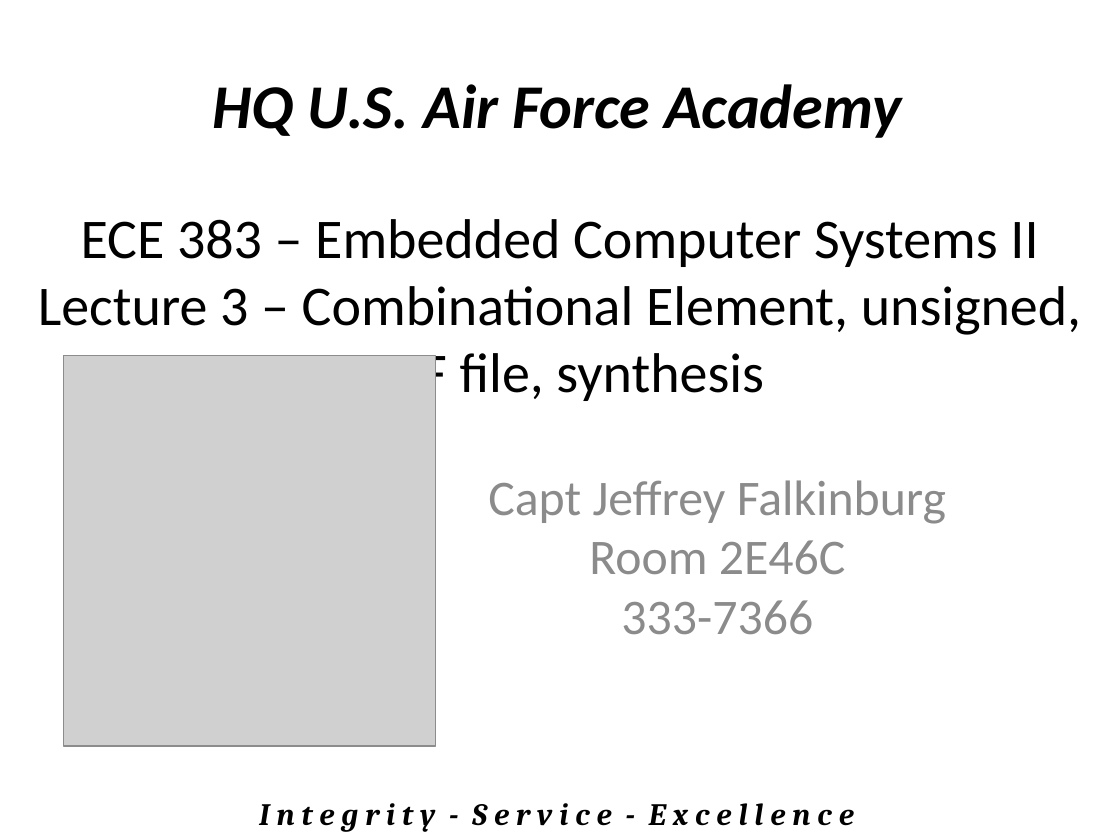
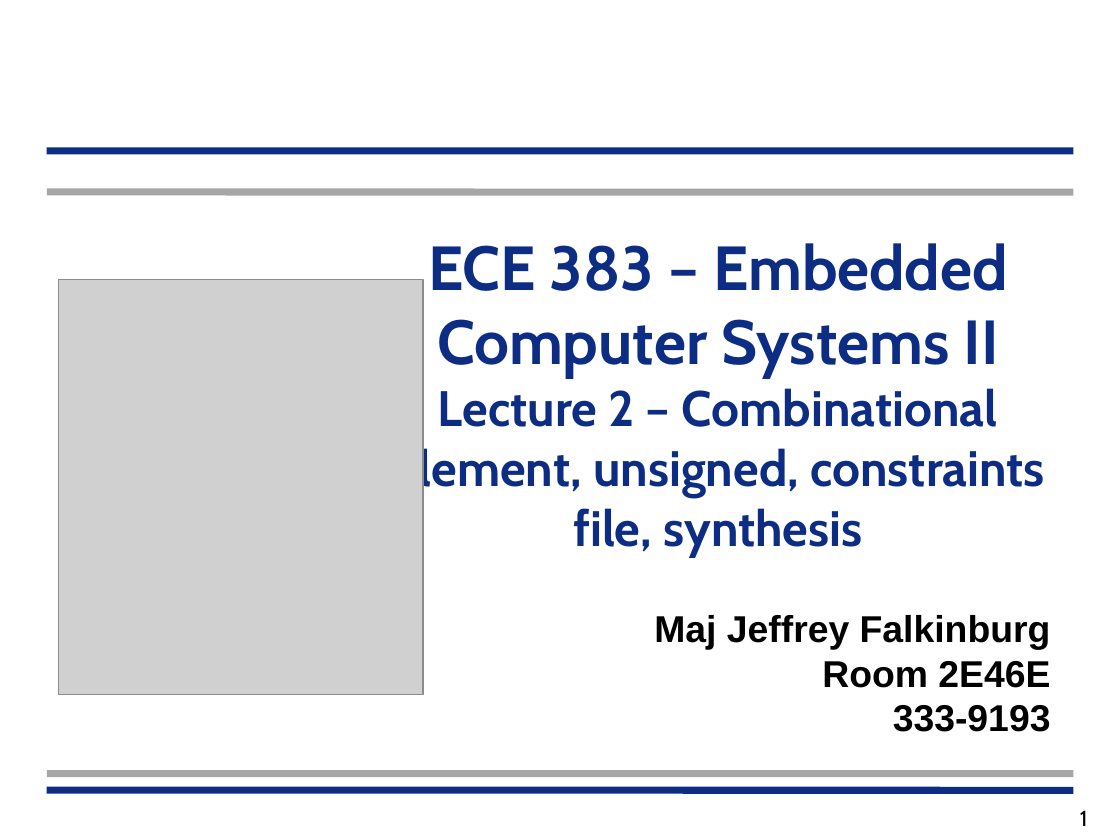
Before and after one commit to jfalkinburg/ECE383_web, a slide deck: slide 1 of lecture/slides/ECE_383_Lec3.pptx. Drawn at 1120x840 pixels with LibreOffice and Linux fonts; fonts in the diff are those of the drawing; grey boxes stand for pictures. Boxes give left, top, right and bottom in pixels: in the first picture for what was removed or moved away, otherwise in the second. Text is boxed around its words. In the diff, an @@ line names an element or a change of style, - is before the commit and + after.

```diff
--- a/lecture/slides/ECE_383_Lec3.pptx
+++ b/lecture/slides/ECE_383_Lec3.pptx
@@ text removed at (212, 84, 901, 138) @@
-HQ U.S. Air Force Academy
@@ line added from (47, 151) to (1073, 151), #0C2D83 4.5 pt @@
@@ line added from (47, 192) to (1073, 192), #A6A6A6 4.5 pt @@
@@ text at (390, 243, 1045, 556): text changed; size 36 to 32 pt; font Calibri to Cabin; text colour #000000 to #0C2D83; bold on @@
-ECE 383 – Embedded Computer Systems II
-Lecture 3 – Combinational Element, unsigned, UCF file, synthesis
+ECE 383 – Embedded Computer Systems II
+Lecture 2 – Combinational Element, unsigned, constraints file, synthesis
@@ picture: place and size @@
-picture at (64, 356, 436, 747)
+picture at (59, 280, 423, 696)
@@ subtitle "Maj Jeffrey Falkinburg Room 2E46E ..." at (654, 615, 1051, 732): vertical alignment top to middle @@
@@ subtitle at (654, 615, 1051, 732): text changed; size 32 to 24 pt; font Calibri to Arial; text colour #8C8C8C to #000000; bold on @@
-Capt Jeffrey Falkinburg
-Room 2E46C
-333-7366
+Maj Jeffrey Falkinburg
+Room 2E46E
+333-9193
@@ line added from (47, 774) to (1073, 774), #A6A6A6 4.5 pt @@
@@ line added from (47, 791) to (1073, 791), #0C2D83 4.5 pt @@
@@ text removed at (259, 803, 854, 832) @@
-I n t e g r i t y - S e r v i c e - E x c e l l e n c e
@@ page number added at (1080, 810, 1088, 826), 14 pt, text #000000 @@
+1
```
Also in this commit, not shown: 6 other slides changed, 4 other files.
